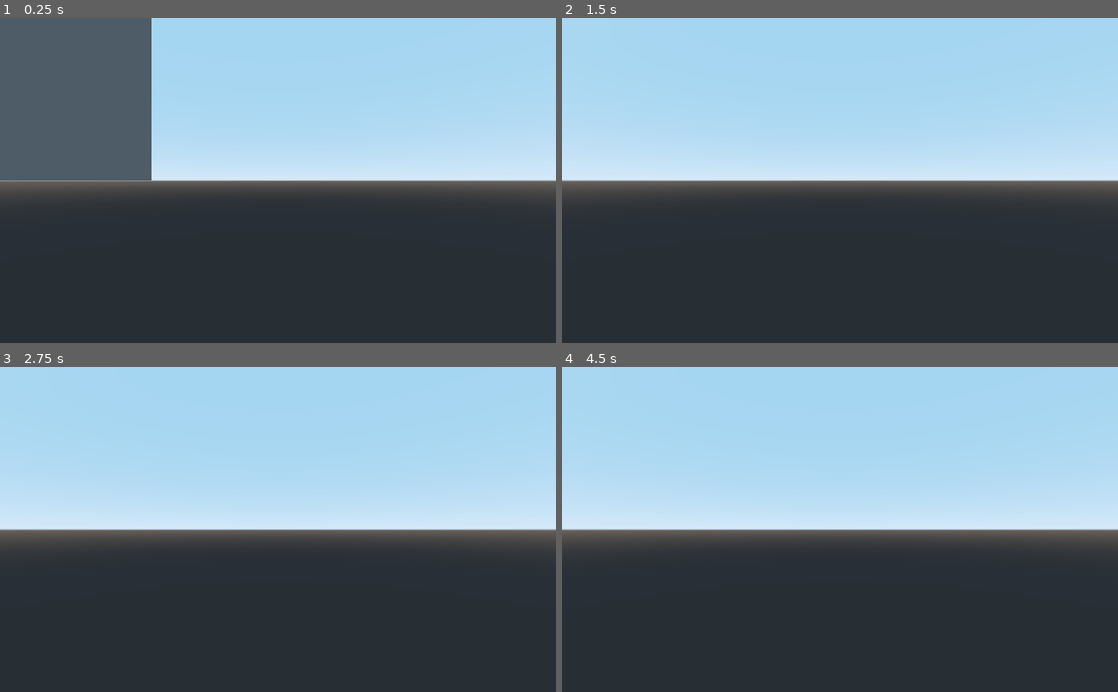
Above: before the commit, frames 1-4 (two rows, left to right).
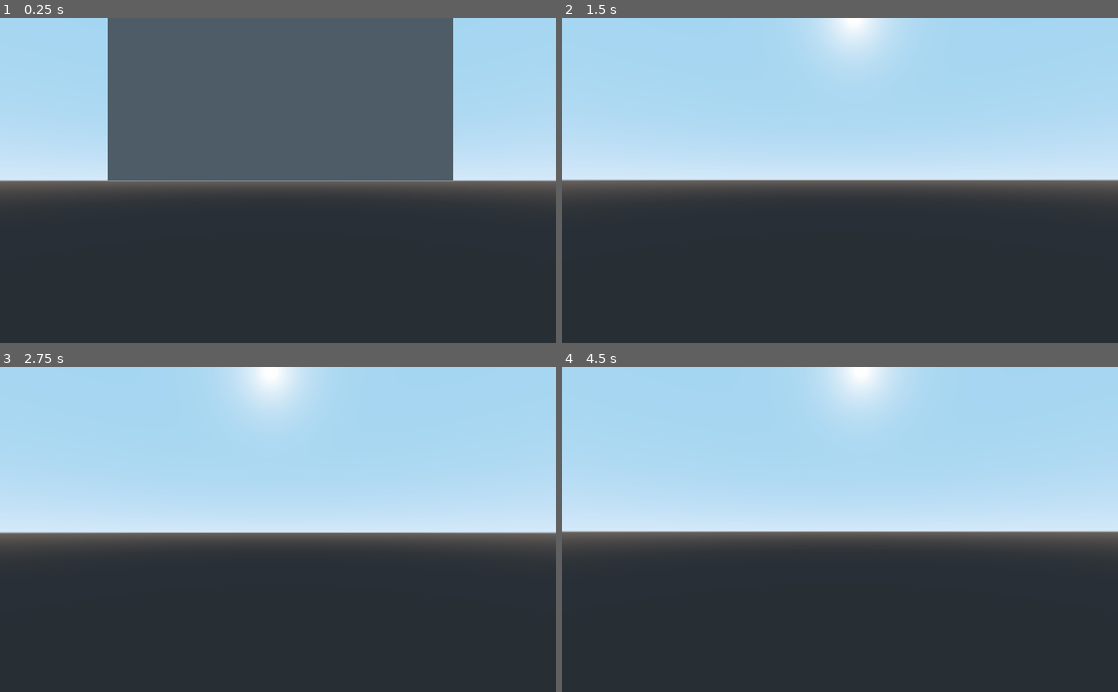
Above: after the commit, the same moments.

Repository: Gedas-S/what-minotaur
Game: Godot game, scene res://Maze.tscn
The game is run twice, just before and just after one commit, with the same random seed, the same clock (stepped at 60 frames per second) and the same inputs.
Inputs (mouse positions are in pixels of both pictures, inside the frame that each line leads up to):
- Up to frame 1 (0.25 s): no input
- Up to frame 2 (1.5 s): tap Enter at 0.5 s; move the mouse to (867, 180) at 0.52 s; hold W from 0.53 s (still down); move the mouse to (812, 180) at 1.27 s
- Up to frame 3 (2.75 s): keep holding W; tap Space at 2 s; move the mouse to (289, 523) at 2.02 s
- Up to frame 4 (4.5 s): keep holding W; tap Enter at 2.75, 4.25 s; move the mouse to (834, 536) at 2.77 s; tap Space at 3.5 s; move the mouse to (878, 532) at 3.52 s; move the mouse to (795, 526) at 4.27 s

The runs differ from the first frame. In frame 1, 37% of the frame differs, in the area x 0-82%, y 0-50%; in frame 2, 2.1%; in frame 3, 3.1%; in frame 4, 2.8%.

Commit message:
somewhat fix movement

Diff:
--- a/Maze.tscn
+++ b/Maze.tscn
@@ -10,5 +10,5 @@
 script = ExtResource( 1 )
 
 [node name="Player" type="Camera" parent="."]
-transform = Transform( 0.413688, 0, -0.910419, 0, 1, 0, 0.910419, 0, 0.413688, 0, 0, 1.34503 )
+transform = Transform( 1, 0, 0, 0, 1, 0, 0, 0, 1, 0, 0, 1.34503 )
 script = ExtResource( 2 )
--- a/Player.gd
+++ b/Player.gd
@@ -1,34 +1,39 @@
 extends Camera
 
 export var speed = 2
+export var sensitivity = 1
 var velocity = Vector3(0,0,0)
 var esc_capture = false
 var rotating = true
+var mouse_ratio = 0
 
 func _ready():
 	self.make_current()
-	print(get_viewport().size)
 	Input.set_mouse_mode(Input.MOUSE_MODE_CAPTURED)
+	self.recalculate_ratios()
 
 func _process(delta):
-	var orientation = Quat(Vector3(0,1,0), self.rotation.project(Vector3(0,1,0)).angle_to(Vector3(0,1,0)))
-	self.translate(orientation.xform(velocity.normalized())*speed*delta)
-	print(esc_capture)
+	self.translate(velocity*speed*delta)
+	self.translation.y = 0
 
 func _unhandled_input(event):
 	if event is InputEventKey:
 		if event.scancode == KEY_S:
+			velocity.z = int(event.pressed) * 1
+		elif event.scancode == KEY_W:
 			velocity.z = int(event.pressed) * -1
-		elif event.scancode == KEY_W:
-			velocity.z = int(event.pressed) * 1
 		elif event.scancode == KEY_D:
+			velocity.x = int(event.pressed) * 1
+		elif event.scancode == KEY_A:
 			velocity.x = int(event.pressed) * -1
-		elif event.scancode == KEY_A:
-			velocity.x = int(event.pressed) * 1
 		elif event.scancode == KEY_ESCAPE and event.pressed != esc_capture:
 			esc_capture = event.pressed
 			if event.pressed:
 				rotating = not rotating
 				Input.set_mouse_mode(Input.MOUSE_MODE_CAPTURED if rotating else Input.MOUSE_MODE_VISIBLE)
-	elif event is InputEventMouseMotion:
-		pass
+	elif event is InputEventMouseMotion and rotating:
+		self.rotate(Vector3(0,1,0), event.relative.x * mouse_ratio)
+		self.rotate(self.transform.xform(Vector3(1,0,0)) - self.transform.origin, event.relative.y * mouse_ratio)
+
+func recalculate_ratios():
+	mouse_ratio = -deg2rad(self.fov) * sensitivity / get_viewport().size[0]
